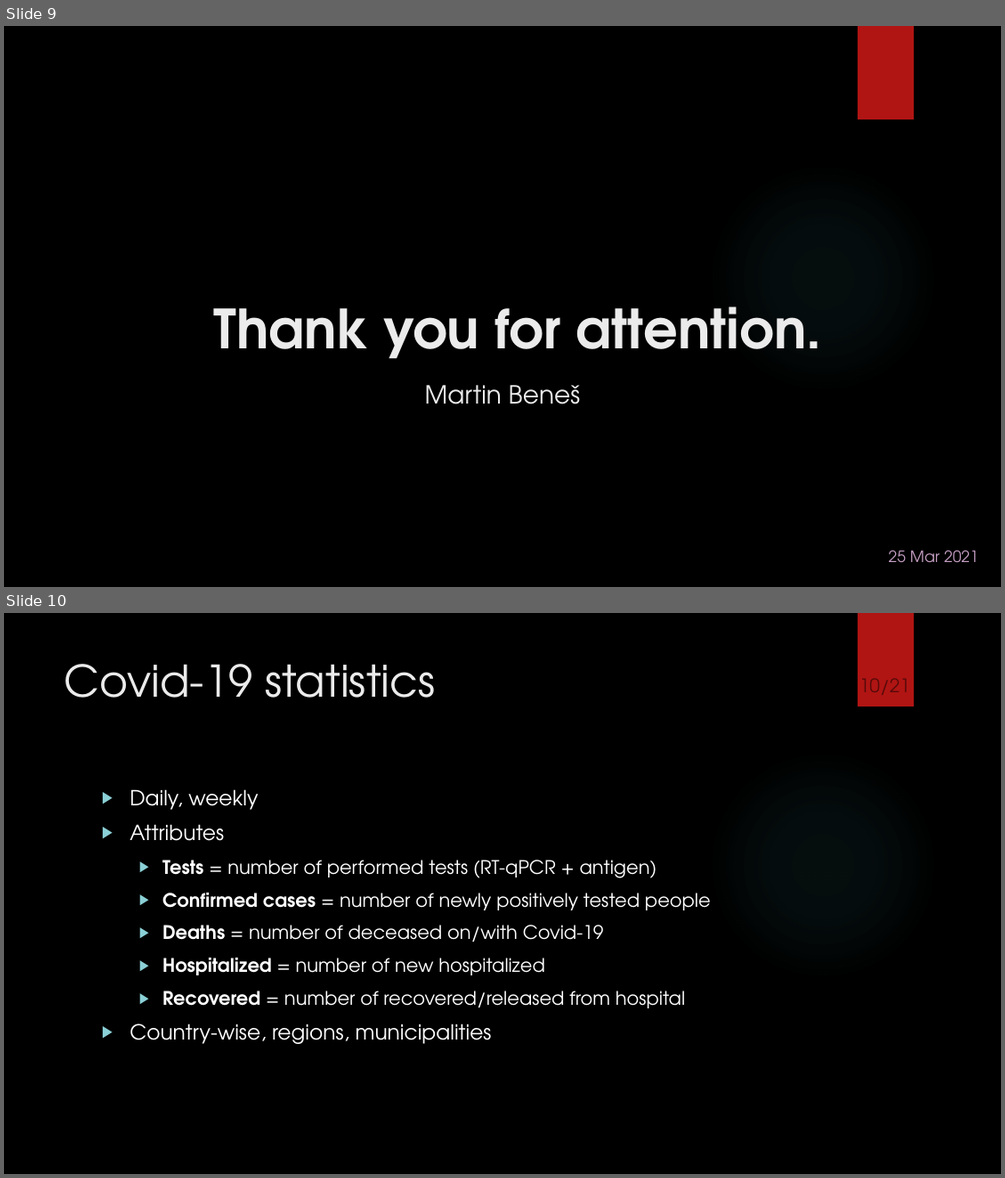
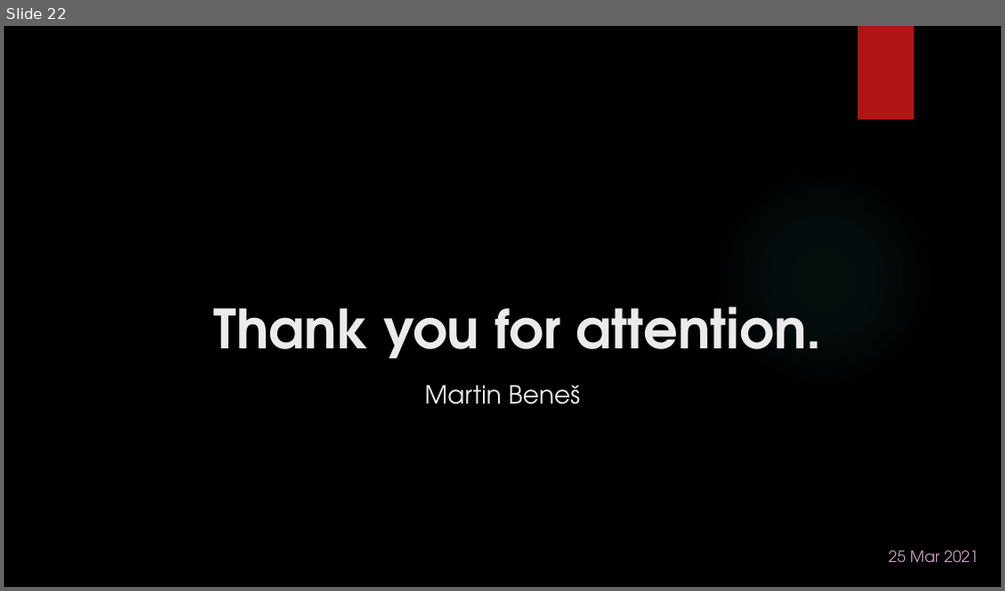
Before and after one commit to martinbenes1996/732A64, a slide deck: text/midterm.pptx. Shown one above the other, each under a label of ours: slides 9 and 10 before the commit, slide 22 after it. The pictures are 1005x1178 and 1005x591 pixels, drawn with LibreOffice and Linux fonts; fonts in the diff are those of the drawing; background and template pictures are left out. Boxes give left, top, right and bottom in pixels: in the first picture for what was removed or moved away, otherwise in the second. Text is boxed around its words. In the diff, an @@ line names an element or a change of style, - is before the commit and + after.

```diff
--- a/text/midterm.pptx
+++ b/text/midterm.pptx
@@ slide 10 removed at [4,613,1001,1174], background picture (left out); not listed: 2 template elements that a slide beside it also shows @@
@@ page number removed at [850,637,919,699] @@
-10/21
@@ title removed at [65,664,435,698] @@
-Covid-19 statistics
@@ text removed at [129,789,711,1044] @@
-▶ Daily, weekly
-▶ Attributes
-  ▶ Tests = number of performed tests (RT-qPCR + antigen)
-  ▶ Confirmed cases = number of newly positively tested people
-  ▶ Deaths = number of deceased on/with Covid-19
-  ▶ Hospitalized = number of new hospitalized
-  ▶ Recovered = number of recovered/released from hospital
-▶ Country-wise, regions, municipalities
@@ what was slide 9 is now slide 22 @@
```
Also in this commit, not shown: 8 slides changed, 11 slides added, 14 other slides removed, 19 other files.
